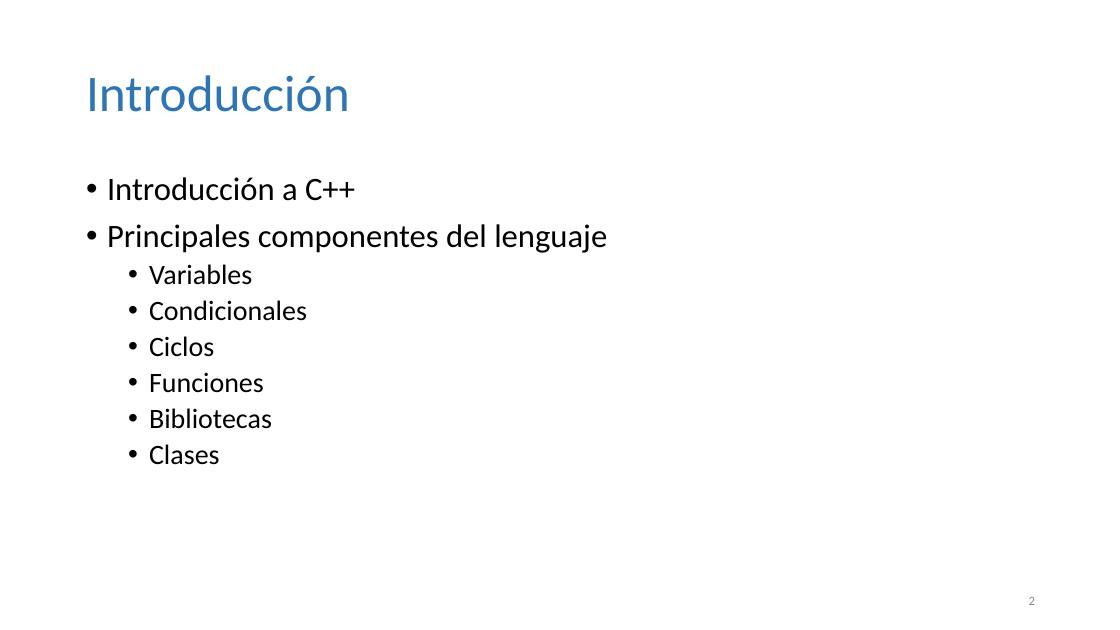
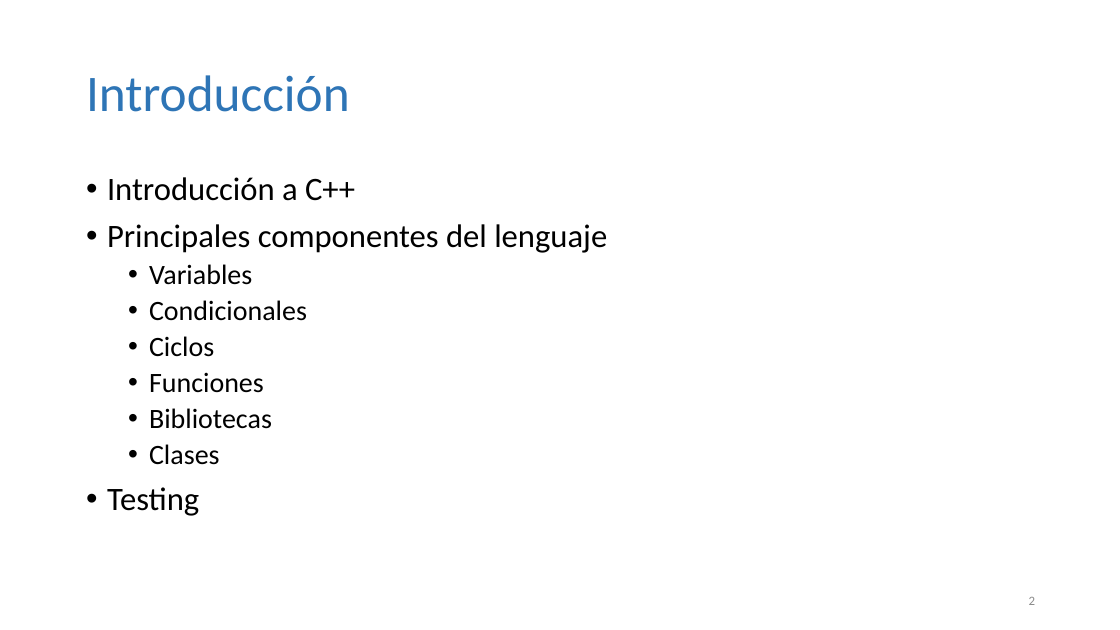
Before and after one commit to ppizarror/aux-cc7515-gpu, a slide deck: slide 2 of aux1/auxiliar 01.pptx. Drawn at 1120x630 pixels with LibreOffice and Linux fonts; fonts in the diff are those of the drawing. Boxes give left, top, right and bottom in pixels: in the first picture for what was removed or moved away, otherwise in the second. Text is boxed around its words. In the diff, an @@ line names an element or a change of style, - is before the commit and + after.

Commit message:
Agrega introducción

```diff
--- a/aux1/auxiliar 01.pptx
+++ b/aux1/auxiliar 01.pptx
@@ text at [107, 487, 199, 516]: paragraph added @@
+• Testing
```
Also in this commit, not shown: 4 slides added.
